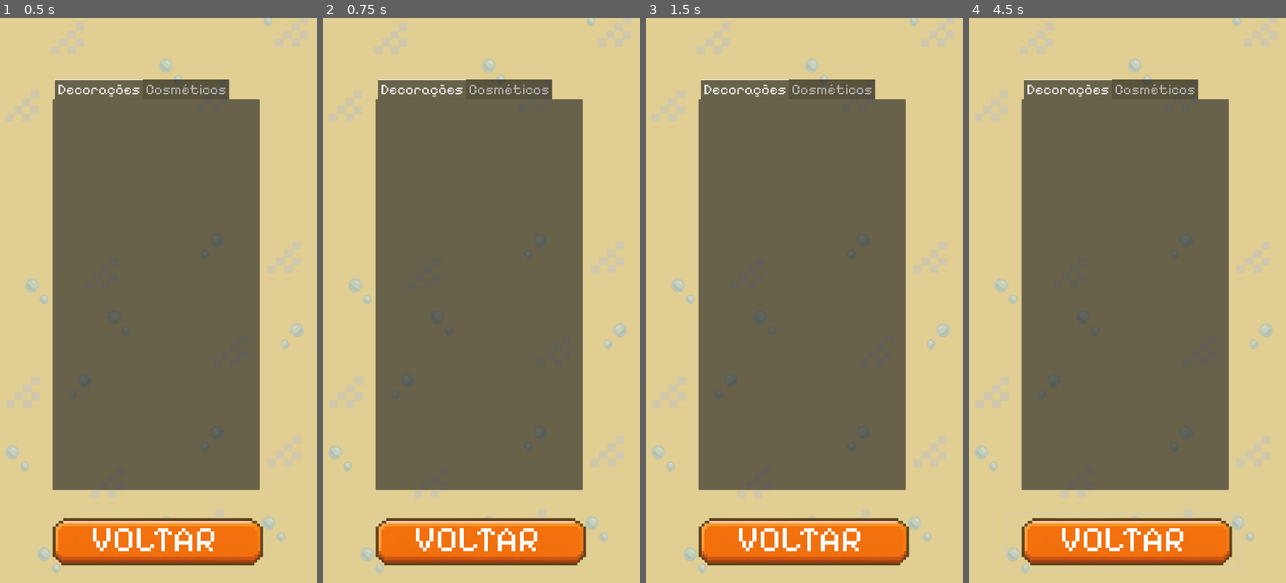
Above: before the commit, frames 1-4 (left to right).
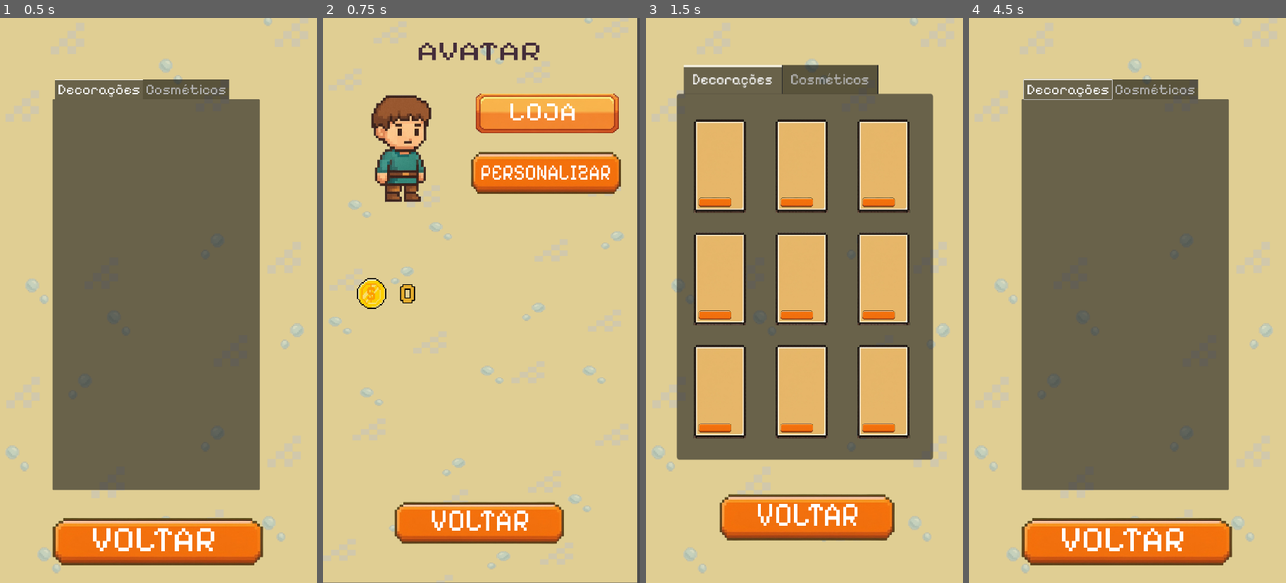
Above: after the commit, the same moments.

Repository: Guga-tab/a-lista-nao-acaba
Game: Godot game, scene res://scenes/screens/inventory.tscn
Same seed, same stepped clock (60 frames per second), same inputs: the game is played once before the commit and once after it. This scene is started directly instead of the project's main scene. Sound files missing from this copy of the repository are replaced by a short silence.
Inputs (mouse positions are in pixels of both pictures, inside the frame that each line leads up to):
- Up to frame 1 (0.5 s): no input
- Up to frame 2 (0.75 s): click "VOLTAR" at 0.5 s
- Up to frame 3 (1.5 s): click (871, 114) at 1.25 s, where only the run after the commit has a clickable "LOJA"
- Up to frame 4 (4.5 s): click (1038, 204) at 2.02 s; click "VOLTAR" at 2.75 s; click (1187, 170) at 3.5 s, where only the run after the commit has a clickable "PERSONALIZAR"; tap Enter at 4.25 s; hold Right (ui_right) from 4.28 s (still down)

Frame 1 is identical in both runs. In frame 2, 58% of the frame differs, in the area x 0-100%, y 0-100%; in frame 3, 46%; in frame 4, 0.2%.

Commit message:
feat: refeita tela de cosméticos

Diff:
--- a/scenes/screens/store.tscn
+++ b/scenes/screens/store.tscn
@@ -2,12 +2,11 @@
 
 [ext_resource type="Script" uid="uid://cojhmah6pukyt" path="res://scripts/user/store.gd" id="1_0hyjw"]
 [ext_resource type="Texture2D" uid="uid://c1ilp1ixxljhr" path="res://assets/backgrounds/bg_default.png" id="2_f48gf"]
-[ext_resource type="Texture2D" uid="uid://p7qk220nsay4" path="res://assets/icons/bed.png" id="3_ah326"]
-[ext_resource type="Texture2D" uid="uid://c50qs6j6ih562" path="res://assets/icons/hat.png" id="4_brrfh"]
+[ext_resource type="Texture2D" uid="uid://dvwejpy65u0i6" path="res://assets/icons/shop_frame.png" id="5_0hyjw"]
 [ext_resource type="Texture2D" uid="uid://ddooiwajscneg" path="res://assets/buttons/play_mission_button.png" id="5_evk6i"]
 
-[sub_resource type="LabelSettings" id="LabelSettings_vb4ln"]
-font_size = 162
+[sub_resource type="LabelSettings" id="LabelSettings_jfqsk"]
+font_size = 160
 
 [node name="Store" type="Control" unique_id=250576756]
 layout_mode = 3
@@ -22,80 +21,292 @@
 
 [node name="TabContainer" type="TabContainer" parent="TextureRect" unique_id=1455339200]
 layout_mode = 0
-offset_left = 90.00001
-offset_top = 308.0
-offset_right = 387.60535
-offset_bottom = 692.77747
+offset_left = 105.0
+offset_top = 160.0
+offset_right = 402.60535
+offset_bottom = 544.77747
 scale = Vector2(2.933415, 3.4851317)
-current_tab = 1
+current_tab = 0
 
 [node name="Decorações" type="TabBar" parent="TextureRect/TabContainer" unique_id=455605263]
-visible = false
 layout_mode = 2
 metadata/_tab_index = 0
 
-[node name="Bed" type="Sprite2D" parent="TextureRect/TabContainer/Decorações" unique_id=127782908]
-position = Vector2(96.474594, 223.06656)
-scale = Vector2(0.25, 0.25)
-texture = ExtResource("3_ah326")
-
-[node name="Bed2" type="Sprite2D" parent="TextureRect/TabContainer/Decorações" unique_id=140880943]
-position = Vector2(189.19928, 221.6319)
-scale = Vector2(0.25, 0.25)
-texture = ExtResource("3_ah326")
-
-[node name="Bed3" type="Sprite2D" parent="TextureRect/TabContainer/Decorações" unique_id=1585596074]
-position = Vector2(96.474594, 116.04047)
-scale = Vector2(0.25, 0.25)
-texture = ExtResource("3_ah326")
-
-[node name="Bed4" type="Sprite2D" parent="TextureRect/TabContainer/Decorações" unique_id=1745288327]
-position = Vector2(189.54019, 119.19673)
-scale = Vector2(0.25, 0.25)
-texture = ExtResource("3_ah326")
+[node name="Sprite2D" type="Sprite2D" parent="TextureRect/TabContainer/Decorações" unique_id=1154191935]
+position = Vector2(50, 70)
+scale = Vector2(0.15, 0.15)
+texture = ExtResource("5_0hyjw")
+
+[node name="Button" type="Button" parent="TextureRect/TabContainer/Decorações/Sprite2D" unique_id=178524953]
+offset_left = -183.3375
+offset_top = 201.72757
+offset_right = 817.6625
+offset_bottom = 460.72757
+scale = Vector2(0.28, 0.28)
+icon = ExtResource("5_evk6i")
+flat = true
+
+[node name="Sprite2D2" type="Sprite2D" parent="TextureRect/TabContainer/Decorações" unique_id=567803543]
+position = Vector2(145, 70)
+scale = Vector2(0.15, 0.15)
+texture = ExtResource("5_0hyjw")
+
+[node name="Button" type="Button" parent="TextureRect/TabContainer/Decorações/Sprite2D2" unique_id=1320517751]
+offset_left = -183.3375
+offset_top = 201.72757
+offset_right = 817.6625
+offset_bottom = 460.72757
+scale = Vector2(0.28, 0.28)
+icon = ExtResource("5_evk6i")
+flat = true
+
+[node name="Sprite2D3" type="Sprite2D" parent="TextureRect/TabContainer/Decorações" unique_id=1622461996]
+position = Vector2(240, 70)
+scale = Vector2(0.15, 0.15)
+texture = ExtResource("5_0hyjw")
+
+[node name="Button" type="Button" parent="TextureRect/TabContainer/Decorações/Sprite2D3" unique_id=1221583849]
+offset_left = -183.3375
+offset_top = 201.72757
+offset_right = 817.6625
+offset_bottom = 460.72757
+scale = Vector2(0.28, 0.28)
+icon = ExtResource("5_evk6i")
+flat = true
+
+[node name="Sprite2D4" type="Sprite2D" parent="TextureRect/TabContainer/Decorações" unique_id=766023098]
+position = Vector2(50, 180)
+scale = Vector2(0.15, 0.15)
+texture = ExtResource("5_0hyjw")
+
+[node name="Button" type="Button" parent="TextureRect/TabContainer/Decorações/Sprite2D4" unique_id=1633217274]
+offset_left = -183.3375
+offset_top = 201.72757
+offset_right = 817.6625
+offset_bottom = 460.72757
+scale = Vector2(0.28, 0.28)
+icon = ExtResource("5_evk6i")
+flat = true
+
+[node name="Sprite2D5" type="Sprite2D" parent="TextureRect/TabContainer/Decorações" unique_id=1412727535]
+position = Vector2(50, 290)
+scale = Vector2(0.15, 0.15)
+texture = ExtResource("5_0hyjw")
+
+[node name="Button" type="Button" parent="TextureRect/TabContainer/Decorações/Sprite2D5" unique_id=570349091]
+offset_left = -183.3375
+offset_top = 201.72757
+offset_right = 817.6625
+offset_bottom = 460.72757
+scale = Vector2(0.28, 0.28)
+icon = ExtResource("5_evk6i")
+flat = true
+
+[node name="Sprite2D6" type="Sprite2D" parent="TextureRect/TabContainer/Decorações" unique_id=874363888]
+position = Vector2(145, 180)
+scale = Vector2(0.15, 0.15)
+texture = ExtResource("5_0hyjw")
+
+[node name="Button" type="Button" parent="TextureRect/TabContainer/Decorações/Sprite2D6" unique_id=987045537]
+offset_left = -183.3375
+offset_top = 201.72757
+offset_right = 817.6625
+offset_bottom = 460.72757
+scale = Vector2(0.28, 0.28)
+icon = ExtResource("5_evk6i")
+flat = true
+
+[node name="Sprite2D7" type="Sprite2D" parent="TextureRect/TabContainer/Decorações" unique_id=342326592]
+position = Vector2(240, 180)
+scale = Vector2(0.15, 0.15)
+texture = ExtResource("5_0hyjw")
+
+[node name="Button" type="Button" parent="TextureRect/TabContainer/Decorações/Sprite2D7" unique_id=1635759218]
+offset_left = -183.3375
+offset_top = 201.72757
+offset_right = 817.6625
+offset_bottom = 460.72757
+scale = Vector2(0.28, 0.28)
+icon = ExtResource("5_evk6i")
+flat = true
+
+[node name="Sprite2D8" type="Sprite2D" parent="TextureRect/TabContainer/Decorações" unique_id=451718786]
+position = Vector2(145, 290)
+scale = Vector2(0.15, 0.15)
+texture = ExtResource("5_0hyjw")
+
+[node name="Button" type="Button" parent="TextureRect/TabContainer/Decorações/Sprite2D8" unique_id=136794218]
+offset_left = -183.3375
+offset_top = 201.72757
+offset_right = 817.6625
+offset_bottom = 460.72757
+scale = Vector2(0.28, 0.28)
+icon = ExtResource("5_evk6i")
+flat = true
+
+[node name="Sprite2D9" type="Sprite2D" parent="TextureRect/TabContainer/Decorações" unique_id=1133334804]
+position = Vector2(240, 290)
+scale = Vector2(0.15, 0.15)
+texture = ExtResource("5_0hyjw")
+
+[node name="Button" type="Button" parent="TextureRect/TabContainer/Decorações/Sprite2D9" unique_id=275521308]
+offset_left = -183.3375
+offset_top = 201.72757
+offset_right = 817.6625
+offset_bottom = 460.72757
+scale = Vector2(0.28, 0.28)
+icon = ExtResource("5_evk6i")
+flat = true
 
 [node name="Cosméticos" type="TabBar" parent="TextureRect/TabContainer" unique_id=1941354055]
+visible = false
 layout_mode = 2
 metadata/_tab_index = 1
 metadata/_tab_name = "Cosméticos"
 
-[node name="Hat" type="Sprite2D" parent="TextureRect/TabContainer/Cosméticos" unique_id=235111563]
-position = Vector2(79.4296, 136.69965)
-scale = Vector2(0.25, 0.25)
-texture = ExtResource("4_brrfh")
-
-[node name="Hat2" type="Sprite2D" parent="TextureRect/TabContainer/Cosméticos" unique_id=1575480368]
-position = Vector2(184.7676, 134.69112)
-scale = Vector2(0.25, 0.25)
-texture = ExtResource("4_brrfh")
-
-[node name="Hat3" type="Sprite2D" parent="TextureRect/TabContainer/Cosméticos" unique_id=1388803208]
-position = Vector2(74.99791, 240.85641)
-scale = Vector2(0.25, 0.25)
-texture = ExtResource("4_brrfh")
-
-[node name="Hat4" type="Sprite2D" parent="TextureRect/TabContainer/Cosméticos" unique_id=755581892]
-position = Vector2(180.33589, 242.86493)
-scale = Vector2(0.25, 0.25)
-texture = ExtResource("4_brrfh")
+[node name="Sprite2D" type="Sprite2D" parent="TextureRect/TabContainer/Cosméticos" unique_id=403205104]
+position = Vector2(50, 70)
+scale = Vector2(0.15, 0.15)
+texture = ExtResource("5_0hyjw")
+
+[node name="Button" type="Button" parent="TextureRect/TabContainer/Cosméticos/Sprite2D" unique_id=601829183]
+offset_left = -183.3375
+offset_top = 201.72757
+offset_right = 817.6625
+offset_bottom = 460.72757
+scale = Vector2(0.28, 0.28)
+icon = ExtResource("5_evk6i")
+flat = true
+
+[node name="Sprite2D2" type="Sprite2D" parent="TextureRect/TabContainer/Cosméticos" unique_id=1966385898]
+position = Vector2(145, 70)
+scale = Vector2(0.15, 0.15)
+texture = ExtResource("5_0hyjw")
+
+[node name="Button" type="Button" parent="TextureRect/TabContainer/Cosméticos/Sprite2D2" unique_id=1764560561]
+offset_left = -183.3375
+offset_top = 201.72757
+offset_right = 817.6625
+offset_bottom = 460.72757
+scale = Vector2(0.28, 0.28)
+icon = ExtResource("5_evk6i")
+flat = true
+
+[node name="Sprite2D3" type="Sprite2D" parent="TextureRect/TabContainer/Cosméticos" unique_id=1140183519]
+position = Vector2(240, 70)
+scale = Vector2(0.15, 0.15)
+texture = ExtResource("5_0hyjw")
+
+[node name="Button" type="Button" parent="TextureRect/TabContainer/Cosméticos/Sprite2D3" unique_id=358991474]
+offset_left = -183.3375
+offset_top = 201.72757
+offset_right = 817.6625
+offset_bottom = 460.72757
+scale = Vector2(0.28, 0.28)
+icon = ExtResource("5_evk6i")
+flat = true
+
+[node name="Sprite2D4" type="Sprite2D" parent="TextureRect/TabContainer/Cosméticos" unique_id=104175608]
+position = Vector2(50, 180)
+scale = Vector2(0.15, 0.15)
+texture = ExtResource("5_0hyjw")
+
+[node name="Button" type="Button" parent="TextureRect/TabContainer/Cosméticos/Sprite2D4" unique_id=1600077131]
+offset_left = -183.3375
+offset_top = 201.72757
+offset_right = 817.6625
+offset_bottom = 460.72757
+scale = Vector2(0.28, 0.28)
+icon = ExtResource("5_evk6i")
+flat = true
+
+[node name="Sprite2D5" type="Sprite2D" parent="TextureRect/TabContainer/Cosméticos" unique_id=1740313730]
+position = Vector2(50, 290)
+scale = Vector2(0.15, 0.15)
+texture = ExtResource("5_0hyjw")
+
+[node name="Button" type="Button" parent="TextureRect/TabContainer/Cosméticos/Sprite2D5" unique_id=1026132625]
+offset_left = -183.3375
+offset_top = 201.72757
+offset_right = 817.6625
+offset_bottom = 460.72757
+scale = Vector2(0.28, 0.28)
+icon = ExtResource("5_evk6i")
+flat = true
+
+[node name="Sprite2D6" type="Sprite2D" parent="TextureRect/TabContainer/Cosméticos" unique_id=1667089327]
+position = Vector2(145, 180)
+scale = Vector2(0.15, 0.15)
+texture = ExtResource("5_0hyjw")
+
+[node name="Button" type="Button" parent="TextureRect/TabContainer/Cosméticos/Sprite2D6" unique_id=1029268539]
+offset_left = -183.3375
+offset_top = 201.72757
+offset_right = 817.6625
+offset_bottom = 460.72757
+scale = Vector2(0.28, 0.28)
+icon = ExtResource("5_evk6i")
+flat = true
+
+[node name="Sprite2D7" type="Sprite2D" parent="TextureRect/TabContainer/Cosméticos" unique_id=1199361207]
+position = Vector2(240, 180)
+scale = Vector2(0.15, 0.15)
+texture = ExtResource("5_0hyjw")
+
+[node name="Button" type="Button" parent="TextureRect/TabContainer/Cosméticos/Sprite2D7" unique_id=1247559367]
+offset_left = -183.3375
+offset_top = 201.72757
+offset_right = 817.6625
+offset_bottom = 460.72757
+scale = Vector2(0.28, 0.28)
+icon = ExtResource("5_evk6i")
+flat = true
+
+[node name="Sprite2D8" type="Sprite2D" parent="TextureRect/TabContainer/Cosméticos" unique_id=884563048]
+position = Vector2(145, 290)
+scale = Vector2(0.15, 0.15)
+texture = ExtResource("5_0hyjw")
+
+[node name="Button" type="Button" parent="TextureRect/TabContainer/Cosméticos/Sprite2D8" unique_id=1383835300]
+offset_left = -183.3375
+offset_top = 201.72757
+offset_right = 817.6625
+offset_bottom = 460.72757
+scale = Vector2(0.28, 0.28)
+icon = ExtResource("5_evk6i")
+flat = true
+
+[node name="Sprite2D9" type="Sprite2D" parent="TextureRect/TabContainer/Cosméticos" unique_id=1385395696]
+position = Vector2(240, 290)
+scale = Vector2(0.15, 0.15)
+texture = ExtResource("5_0hyjw")
+
+[node name="Button" type="Button" parent="TextureRect/TabContainer/Cosméticos/Sprite2D9" unique_id=1489868770]
+offset_left = -183.3375
+offset_top = 201.72757
+offset_right = 817.6625
+offset_bottom = 460.72757
+scale = Vector2(0.28, 0.28)
+icon = ExtResource("5_evk6i")
+flat = true
 
 [node name="Button" type="Button" parent="TextureRect" unique_id=837219144]
 layout_mode = 0
-offset_left = 127.99999
-offset_top = 1682.0
-offset_right = 1129.0
-offset_bottom = 1941.0
-scale = Vector2(0.7891842, 0.7494367)
-icon = ExtResource("5_evk6i")
-flat = true
-
-[node name="Label" type="Label" parent="TextureRect/Button" unique_id=376239931]
+offset_left = 208.0
+offset_top = 1602.0
+offset_right = 1209.0
+offset_bottom = 1861.0
+scale = Vector2(0.6556309, 0.72827035)
+icon = ExtResource("5_evk6i")
+flat = true
+
+[node name="Label2" type="Label" parent="TextureRect/Button" unique_id=1648656607]
 layout_mode = 0
-offset_left = 229.0
-offset_top = 21.0
-offset_right = 800.0
-offset_bottom = 226.0
+offset_left = 255.42432
+offset_top = 19.807781
+offset_right = 832.4243
+offset_bottom = 227.80779
 text = "VOLTAR"
-label_settings = SubResource("LabelSettings_vb4ln")
+label_settings = SubResource("LabelSettings_jfqsk")
 
 [connection signal="pressed" from="TextureRect/Button" to="." method="_on_button_pressed"]
--- a/scripts/user/inventory_screen.gd
+++ b/scripts/user/inventory_screen.gd
@@ -2,4 +2,4 @@
 
 
 func _on_button_pressed() -> void:
-	get_tree().change_scene_to_file("res://scenes/user.tscn")
+	get_tree().change_scene_to_file("res://scenes/screens/user.tscn")
--- a/scripts/user/store.gd
+++ b/scripts/user/store.gd
@@ -1,4 +1,4 @@
 extends Control
 
 func _on_button_pressed() -> void:
-	get_tree().change_scene_to_file("res://scenes/user.tscn")
+	get_tree().change_scene_to_file("res://scenes/screens/user.tscn")
--- a/scripts/user/user_screen.gd
+++ b/scripts/user/user_screen.gd
@@ -1,12 +1,12 @@
 extends Control
 
 func _on_button_pressed() -> void:
-	get_tree().change_scene_to_file("res://scenes/home.tscn")
+	get_tree().change_scene_to_file("res://scenes/screens/home.tscn")
 
 
 func _on_shop_pressed() -> void:
-	get_tree().change_scene_to_file("res://scenes/store.tscn")
+	get_tree().change_scene_to_file("res://scenes/screens/store.tscn")
 
 
 func _on_skin_pressed() -> void:
-	get_tree().change_scene_to_file("res://scenes/inventory.tscn")
+	get_tree().change_scene_to_file("res://scenes/screens/inventory.tscn")
Binary file added: assets/icons/shop_frame.png
Not shown, added: assets/icons/shop_frame.png.import
